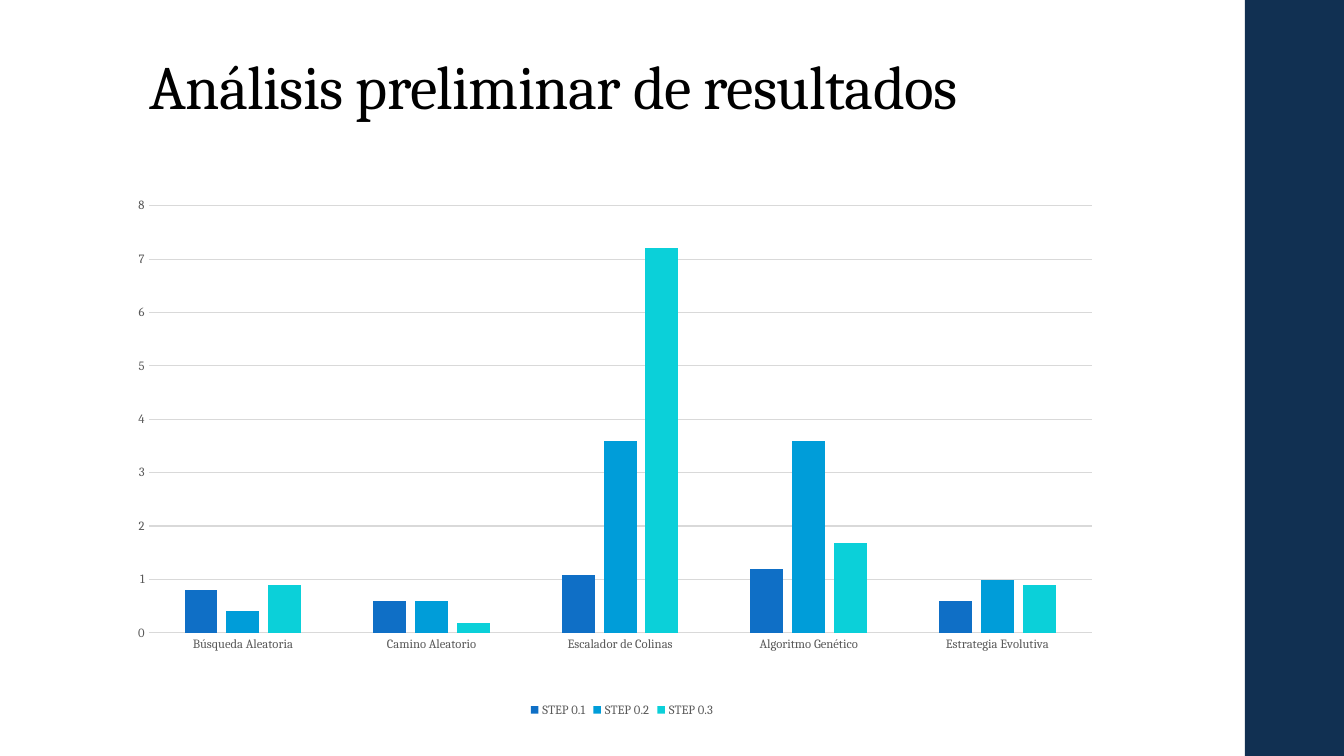
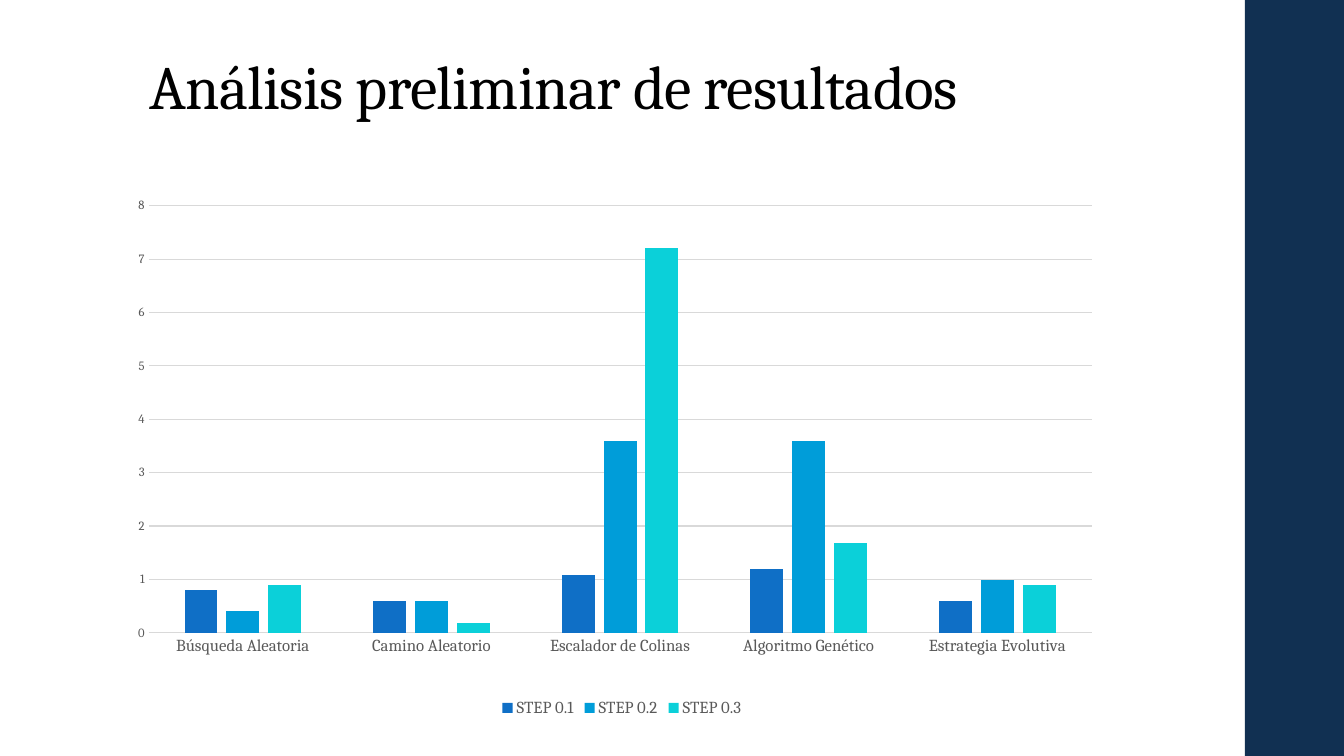
Before and after one commit to Javy011021/prediccion1, a slide deck: slide 13 of ppt/MH_Laura_Javier T2.pptx. Drawn at 1344x756 pixels with LibreOffice and Linux fonts; fonts in the diff are those of the drawing. Boxes give left, top, right and bottom in pixels: in the first picture for what was removed or moved away, otherwise in the second. Text is boxed around its words. In the diff, an @@ line names an element or a change of style, - is before the commit and + after.

```diff
--- a/ppt/MH_Laura_Javier T2.pptx
+++ b/ppt/MH_Laura_Javier T2.pptx
@@ column chart at (117, 153, 1128, 722) @@
@@ legend changed @@
@@ category axis changed @@
```
Also in this commit, not shown: 3 other slides changed.
